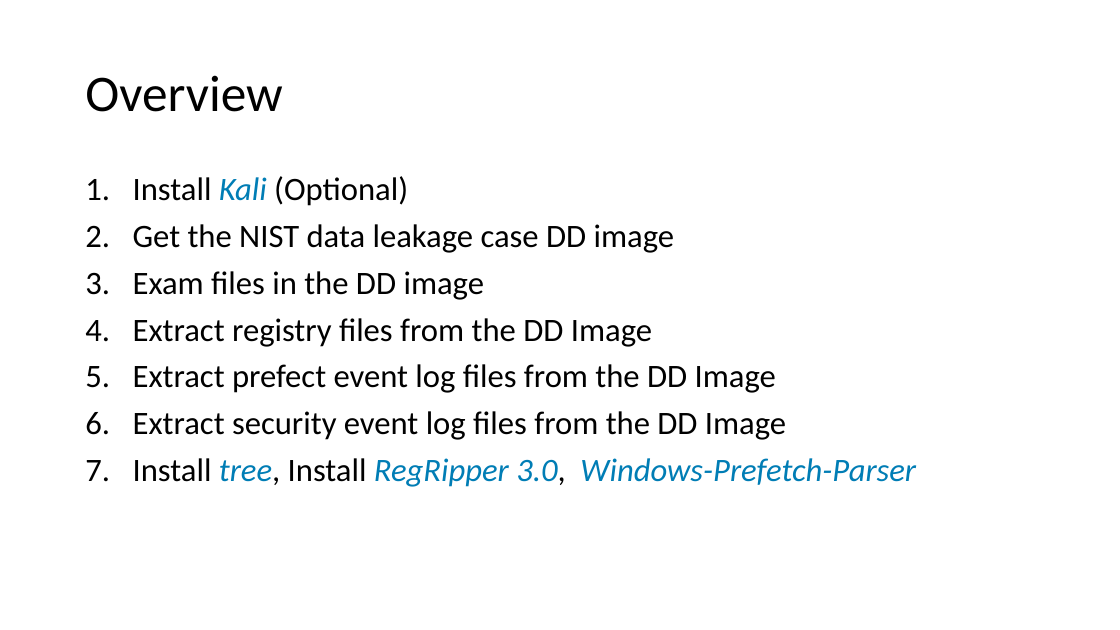
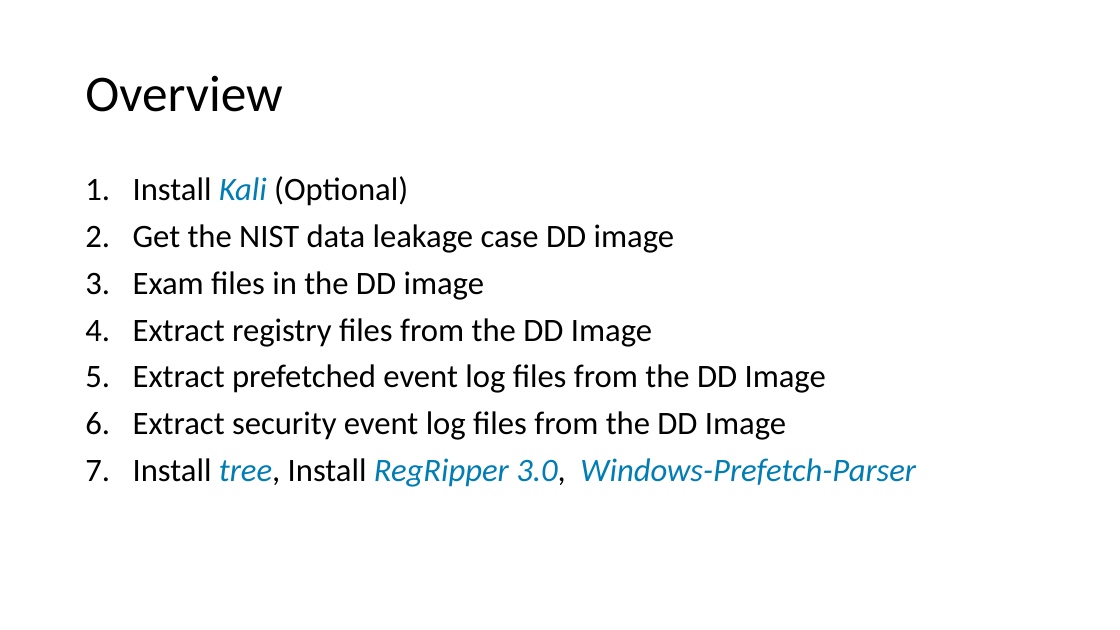
Before and after one commit to frankwxu/digital-forensics-lab, a slide deck: slide 2 of NIST_Data_Leakage_Case/NIST_Data_Leakage_00_Env_Setting.pptx. Drawn at 1120x630 pixels with LibreOffice and Linux fonts; fonts in the diff are those of the drawing; background and template pictures are left out. Boxes give left, top, right and bottom in pixels: in the first picture for what was removed or moved away, otherwise in the second. Text is boxed around its words. In the diff, an @@ line names an element or a change of style, - is before the commit and + after.

```diff
--- a/NIST_Data_Leakage_Case/NIST_Data_Leakage_00_Env_Setting.pptx
+++ b/NIST_Data_Leakage_Case/NIST_Data_Leakage_00_Env_Setting.pptx
@@ text at (x1=133, y1=364, x2=826, y2=393): text changed @@
-5. Extract prefect event log files from the DD Image
+5. Extract prefetched event log files from the DD Image
```
Also in this commit, not shown: 11 other slides changed, 1 slide added, 10 other files.
